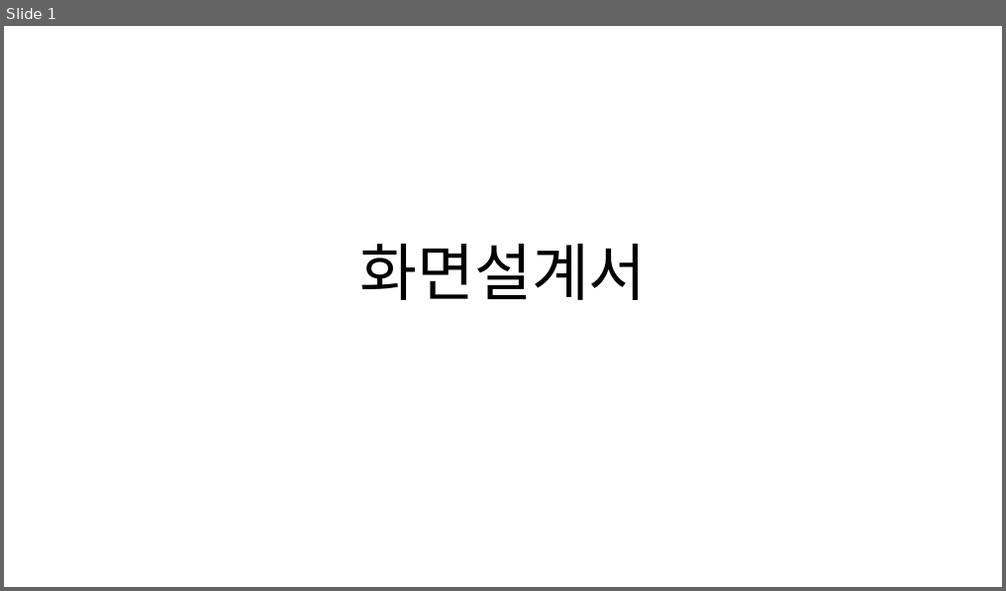
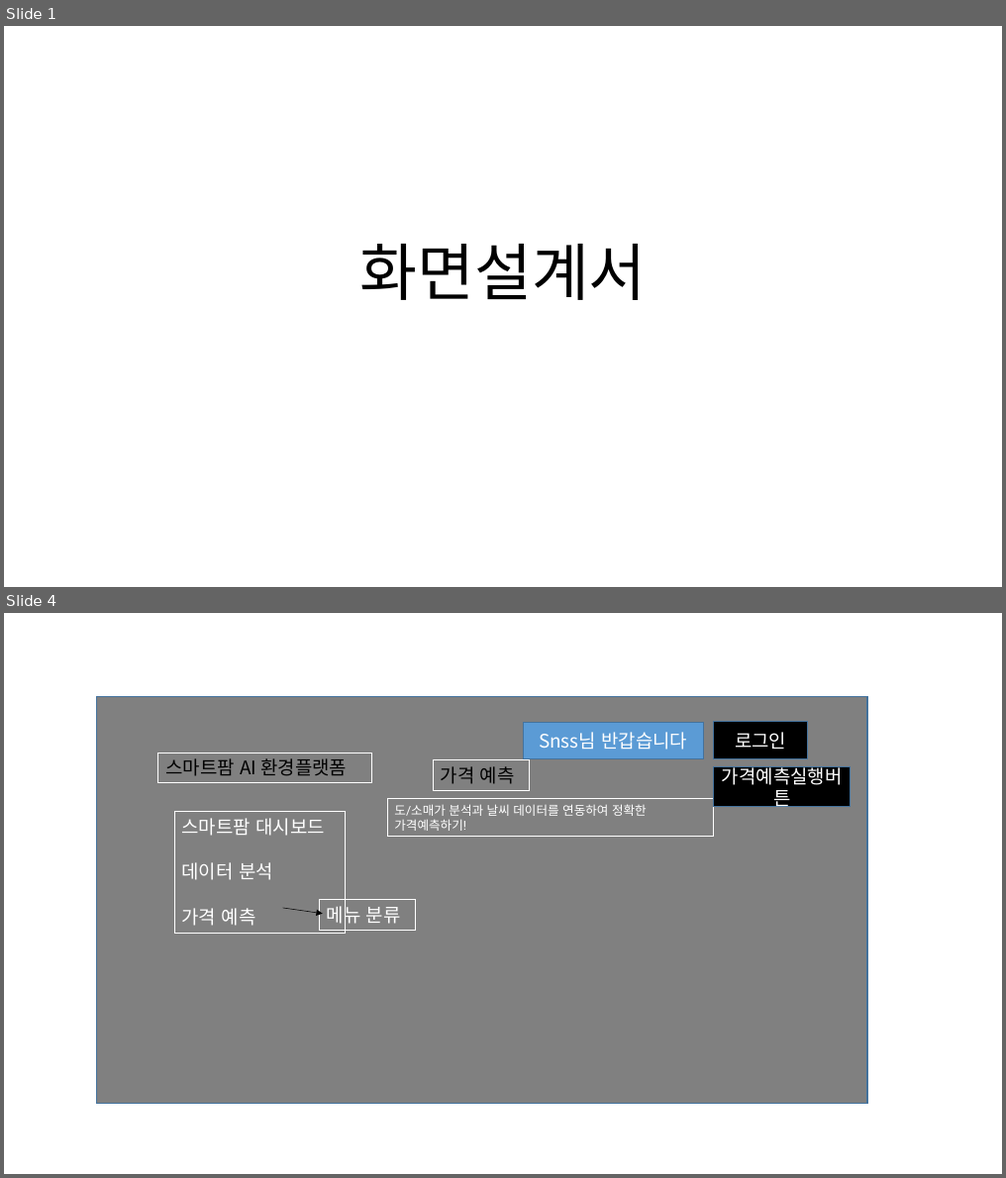
Before and after one commit to sky17892/python_1st_project, a slide deck: 화면설계서.pptx. Shown one above the other, each under a label of ours: slide 1 before the commit, slides 1 and 4 after it; the slides between them are not shown. The pictures are 1006x591 and 1006x1178 pixels, drawn with LibreOffice and Linux fonts; fonts in the diff are those of the drawing. Boxes give left, top, right and bottom in pixels: in the first picture for what was removed or moved away, otherwise in the second. Text is boxed around its words. In the diff, an @@ line names an element or a change of style, - is before the commit and + after.

```diff
--- a/화면설계서.pptx
+++ b/화면설계서.pptx
@@ slide 4 added at [4,613,1002,1174], background #FFFFFF @@
@@ rectangle added at [97,696,867,1103], fill #808080, outline #43739E 1 pt @@
@@ rectangle added at [523,723,703,760], fill #5B9BD5, outline #43739E 1 pt, 18 pt, text #FFFFFF @@
+Snss님 반갑습니다
@@ rectangle added at [714,722,807,760], fill #000000, outline #43739E 1 pt, 18 pt, text #FFFFFF @@
+로그인
@@ rectangle added at [158,753,371,783], outline #FFFFFF 0 pt dashed, 18 pt, text #000000 @@
+스마트팜 AI 환경플랫폼
@@ rectangle added at [433,761,529,790], outline #FFFFFF 0 pt dashed, 18 pt, text #000000 @@
+가격 예측
@@ rectangle added at [714,767,850,807], fill #000000, outline #43739E 1 pt, 18 pt, text #FFFFFF @@
+가격예측실행버튼
@@ rectangle added at [174,812,346,934], outline #FFFFFF 0 pt dashed, 18 pt, text #FFFFFF @@
+스마트팜 대시보드
+데이터 분석
+가격 예측
@@ rectangle added at [387,799,714,837], outline #FFFFFF 0 pt dashed, 12 pt, text #FFFFFF @@
+도/소매가 분석과 날씨 데이터를 연동하여 정확한 가격예측하기!
@@ arrow added from (283, 908) to (323, 914), #000000 0.5 pt dashed @@
@@ rectangle added at [319,900,415,930], outline #FFFFFF 0 pt dashed, 18 pt, text #FFFFFF @@
+메뉴 분류
```
Also in this commit, not shown: 2 other slides added, 1 slide removed, 1 other file.
